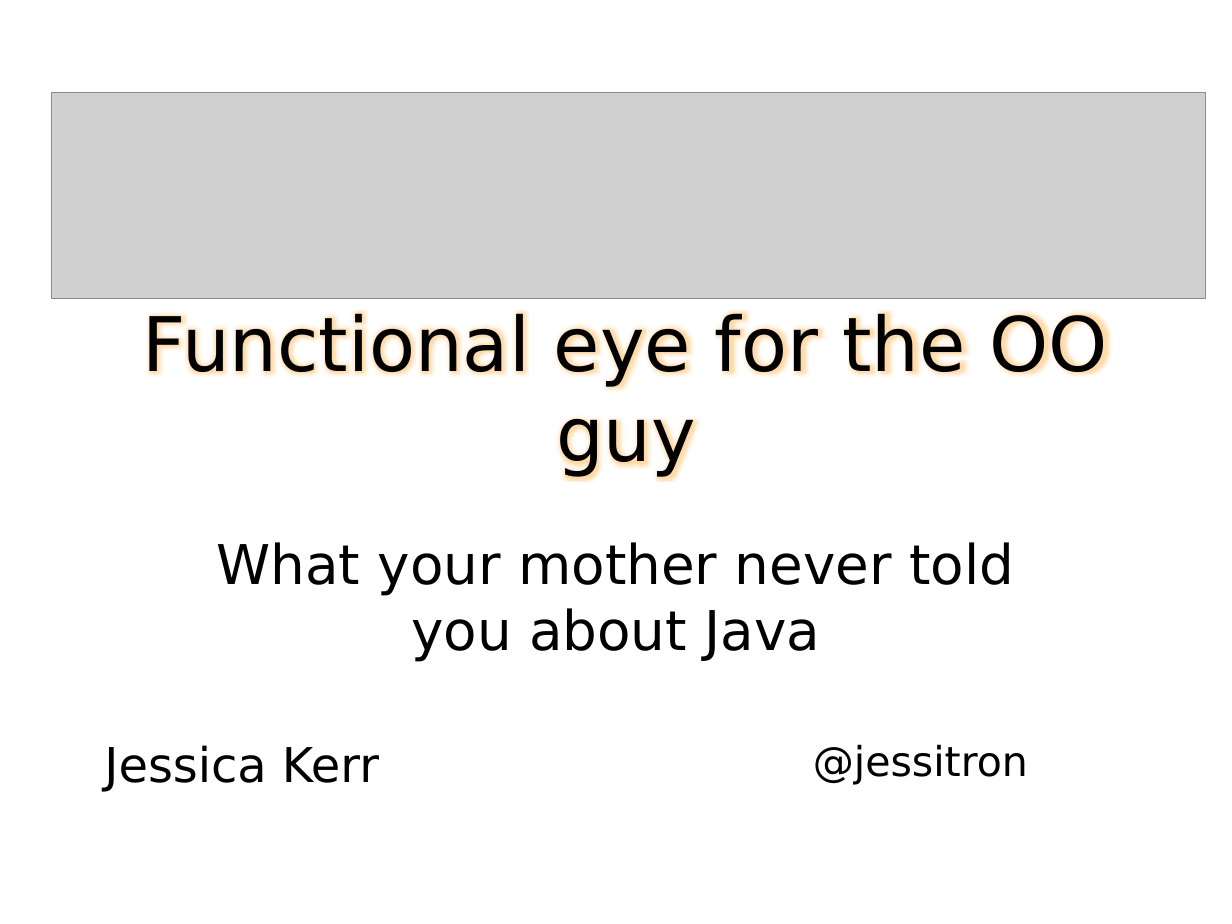
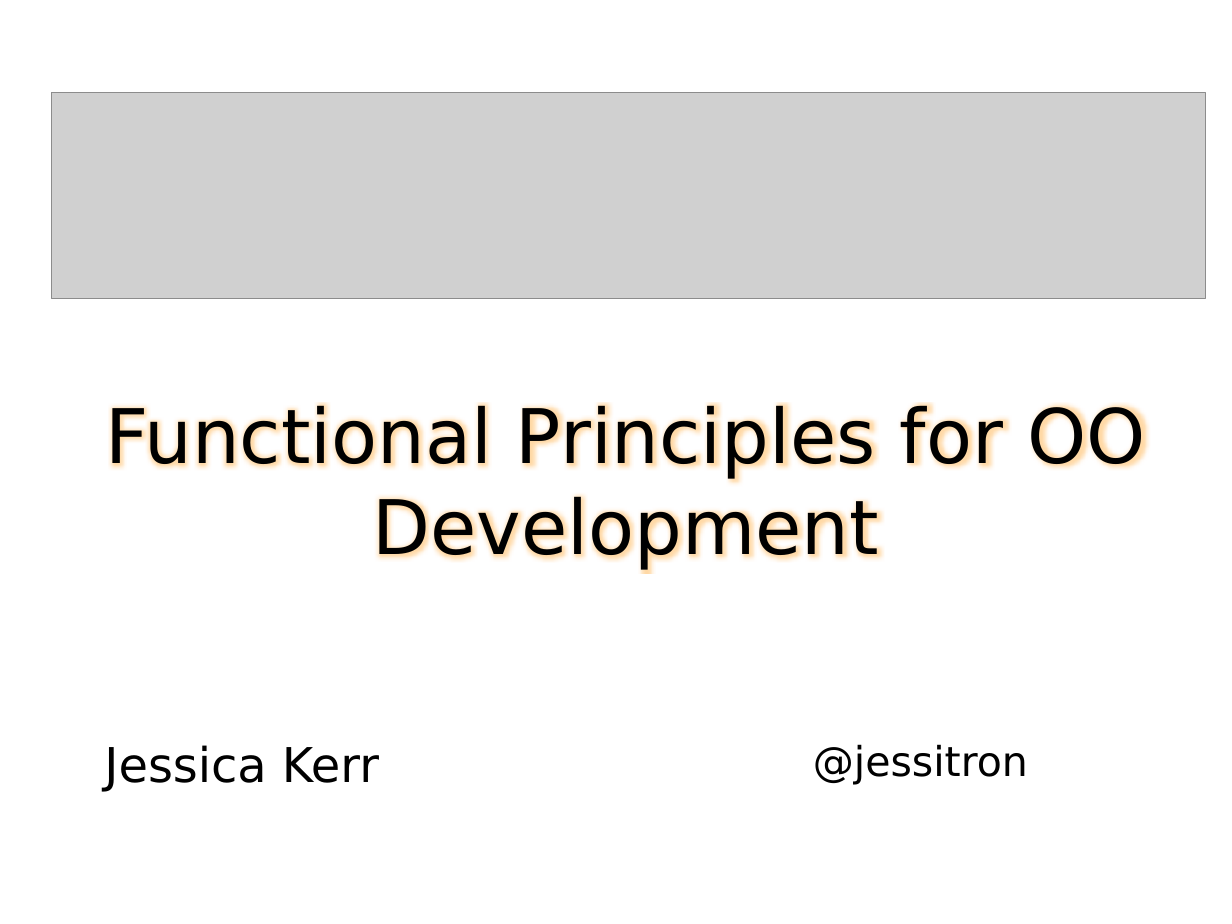
Before and after one commit to jessitron/fp4ood, a slide deck: slide 1 of FunctionalEye.pptx. Drawn at 1232x924 pixels with LibreOffice and Linux fonts; fonts in the diff are those of the drawing; grey boxes stand for pictures. Boxes give left, top, right and bottom in pixels: in the first picture for what was removed or moved away, otherwise in the second. Text is boxed around its words. In the diff, an @@ line names an element or a change of style, - is before the commit and + after.

```diff
--- a/FunctionalEye.pptx
+++ b/FunctionalEye.pptx
@@ title at (105,404,1145,570): text changed @@
-Functional eye for the OO guy
+Functional Principles for OO Development
@@ subtitle removed at (217,542,1014,661) @@
-What your mother never told you about Java
```
Also in this commit, not shown: 39 other slides changed, 37 slides added, 4 slides removed, 43 other files.
